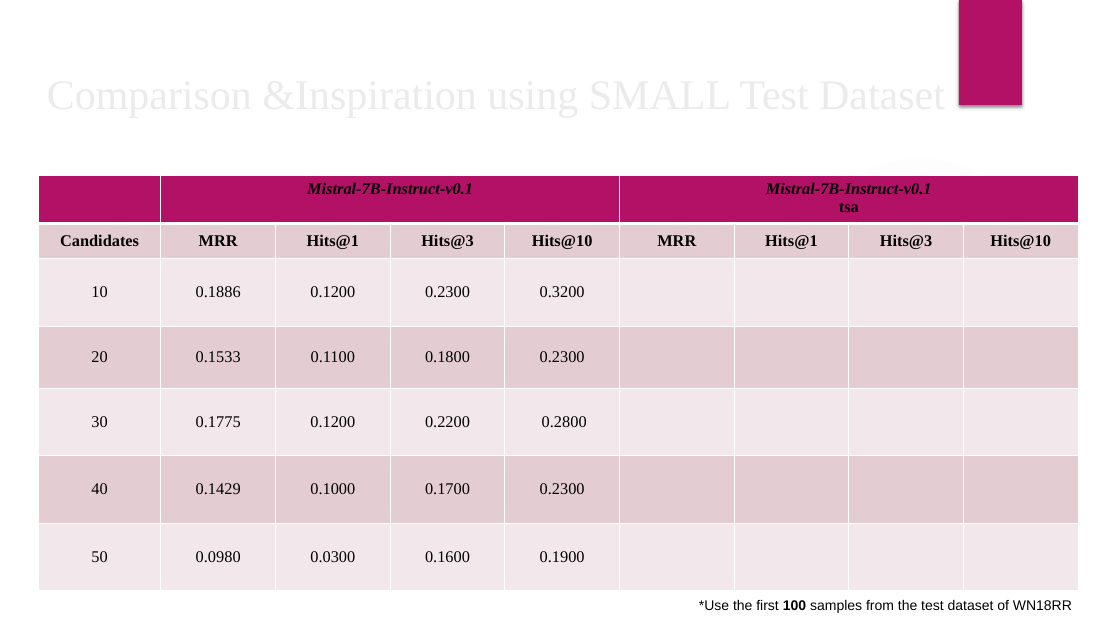
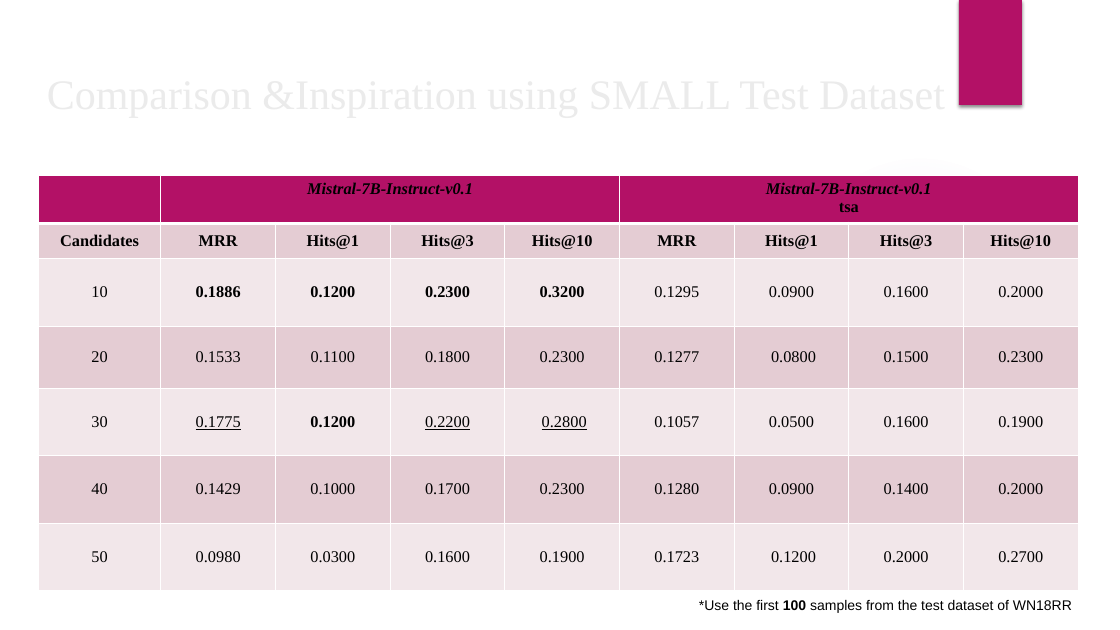
Before and after one commit to ZHAOTransparentAI/KICMISTRAL, a slide deck: slide 2 of KICMistral_pre_v2.pptx. Drawn at 1120x630 pixels with LibreOffice and Linux fonts; fonts in the diff are those of the drawing; background and template pictures are left out. Boxes give left, top, right and bottom in pixels: in the first picture for what was removed or moved away, otherwise in the second. Text is boxed around its words. In the diff, an @@ line names an element or a change of style, - is before the commit and + after.

```diff
--- a/KICMistral_pre_v2.pptx
+++ b/KICMistral_pre_v2.pptx
@@ table at box(39, 176, 1082, 591) @@
-row 3: 10 | 0.1886 | 0.1200 | 0.2300 | 0.3200 |  |  |  | 
+row 3: 10 | 0.1886 | 0.1200 | 0.2300 | 0.3200 | 0.1295 | 0.0900 | 0.1600 | 0.2000
-row 4: 20 | 0.1533 | 0.1100 | 0.1800 | 0.2300 |  |  |  | 
+row 4: 20 | 0.1533 | 0.1100 | 0.1800 | 0.2300 | 0.1277 | 0.0800 | 0.1500 | 0.2300
-row 5: 30 | 0.1775 | 0.1200 | 0.2200 | 0.2800 |  |  |  | 
+row 5: 30 | 0.1775 | 0.1200 | 0.2200 | 0.2800 | 0.1057 | 0.0500 | 0.1600 | 0.1900
-row 6: 40 | 0.1429 | 0.1000 | 0.1700 | 0.2300 |  |  |  | 
+row 6: 40 | 0.1429 | 0.1000 | 0.1700 | 0.2300 | 0.1280 | 0.0900 | 0.1400 | 0.2000
-row 7: 50 | 0.0980 | 0.0300 | 0.1600 | 0.1900 |  |  |  | 
+row 7: 50 | 0.0980 | 0.0300 | 0.1600 | 0.1900 | 0.1723 | 0.1200 | 0.2000 | 0.2700
@@ bold on in "0.1886", "0.1200", "0.2300", "0.3200" and 1 more places @@
@@ underline on in "0.1775", "0.2200", "0.2800" @@
```
Also in this commit, not shown: 1 other slide changed, 26 other files.
